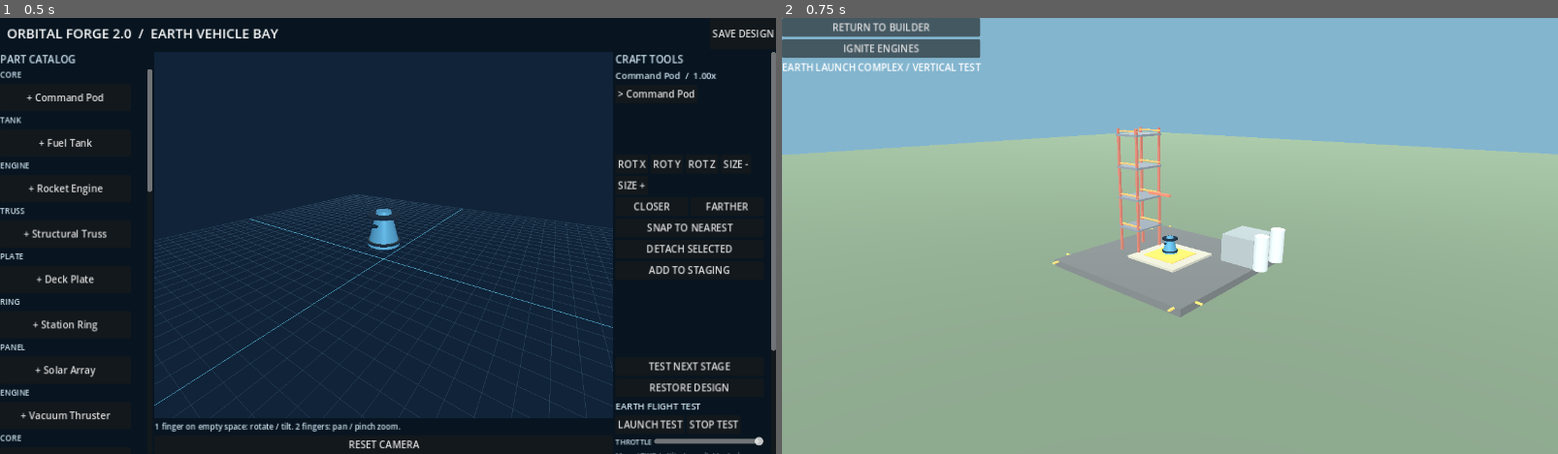
Above: before the commit, frames 1-2 (left to right).
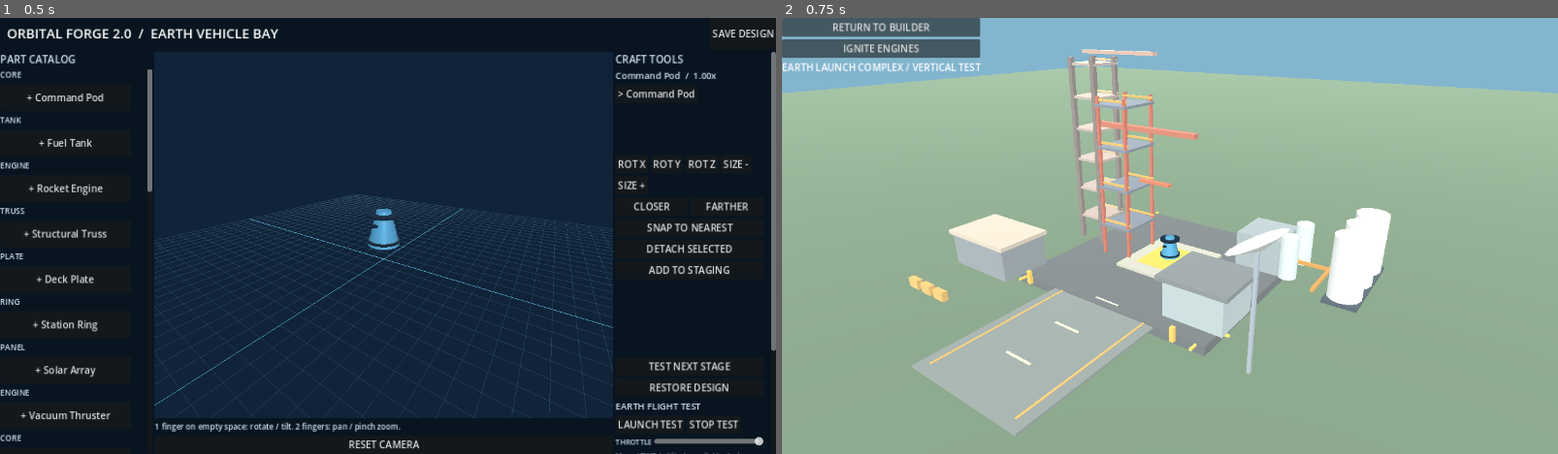
Above: after the commit, the same moments.

Repository: tpylman90-ctrl/-Orbital-Forge-2.0
Game: Godot game, scene res://scenes/main.tscn
The game is run twice, just before and just after one commit, with the same random seed, the same clock (stepped at 60 frames per second) and the same inputs.
Inputs:
- Up to frame 1 (0.5 s): no input
- Up to frame 2 (0.75 s): click "LAUNCH TEST" at 0.5 s

Frame 1 is identical in both runs. In frame 2, 28% of the frame differs, in the area x 0-100%, y 7-96%.

Commit message:
Build denser stylized spaceport with second gantry service arm roads tanks radar and improved camera

Diff:
--- a/scripts/ui/launch_view.gd
+++ b/scripts/ui/launch_view.gd
@@ -34,7 +34,7 @@
  world.add_child(sun)
  camera = Camera3D.new()
  camera.current = true
- camera.fov = 55.0
+ camera.fov = 48.0
  world.add_child(camera)
  pad = Node3D.new()
  world.add_child(pad)
@@ -58,6 +58,52 @@
  _block(pad,Vector3(5,1.1,-3.5),Vector3(2.8,2.2,3),Color("#9aa5a5"))
  for z in [-4.7,-2.3]:
   _cylinder(pad,Vector3(6.9,1.3,z),0.55,2.6,Color("#c8d1d0"))
+ # A compact, authored-looking spaceport rather than an empty square.
+ _block(pad,Vector3(0,-0.13,9),Vector3(7,0.12,12),Color("#858d88"))
+ for x in [-2.9,2.9]:
+  _block(pad,Vector3(x,-0.04,9),Vector3(0.11,0.03,11),Color("#dfa862"))
+ for z in [6.0,9.0,12.0]:
+  _block(pad,Vector3(0,-0.02,z),Vector3(1.6,0.04,0.13),Color("#eedbb2"))
+ # Second lattice tower, much more substantial than the thin prototype poles.
+ for x in [-7.5,-5.7]:
+  for z in [-2.0,0.0]:
+   _block(pad,Vector3(x,6,z),Vector3(0.28,12,0.28),Color("#867d78"))
+ for y in [1.6,3.6,5.6,7.6,9.6,11.6]:
+  _block(pad,Vector3(-6.6,y,-1),Vector3(2.15,0.15,2.2),Color("#b2a398"))
+  _block(pad,Vector3(-6.6,y+0.2,-2),Vector3(2.15,0.12,0.12),Color("#d6b48a"))
+ _block(pad,Vector3(-2.0,8.1,-0.2),Vector3(7.3,0.28,0.45),Color("#bc7764"))
+ _block(pad,Vector3(-4.5,12.3,-1),Vector3(5.5,0.2,0.5),Color("#c2a391"))
+ # Equipment buildings and stepped roofs.
+ _block(pad,Vector3(5.1,1.1,4.0),Vector3(3.5,2.1,3),Color("#a9b5b4"))
+ _block(pad,Vector3(5.1,2.27,4.0),Vector3(4.1,0.25,3.5),Color("#7e8484"))
+ _block(pad,Vector3(-8.6,1.0,6.2),Vector3(4.6,2,3.1),Color("#8c9395"))
+ _block(pad,Vector3(-8.6,2.1,6.2),Vector3(5,0.25,3.4),Color("#c4b8a7"))
+ # Propellant farm: cylinders on support feet with a common pipe.
+ for z in [-5.5,-3.5,-1.5]:
+  _cylinder(pad,Vector3(10.5,2,z),0.95,3.6,Color("#dadbd5"))
+  _block(pad,Vector3(10.5,0.1,z),Vector3(1.9,0.25,1.9),Color("#525d63"))
+ _block(pad,Vector3(9,0.55,-3.5),Vector3(0.19,0.19,6.0),Color("#c49250"))
+ _block(pad,Vector3(7.5,0.55,-3.5),Vector3(3.0,0.19,0.19),Color("#c49250"))
+ # A small communications dish and mast, built from a shallow low-poly cone.
+ _block(pad,Vector3(9,2.9,7),Vector3(0.16,5.8,0.16),Color("#9ca6ad"))
+ var dish := MeshInstance3D.new()
+ var dish_mesh := CylinderMesh.new()
+ dish_mesh.top_radius = 1.35
+ dish_mesh.bottom_radius = 0.25
+ dish_mesh.height = 0.35
+ dish_mesh.radial_segments = 12
+ dish.mesh = dish_mesh
+ dish.position = Vector3(9,6.0,7)
+ dish.rotation.z = 0.5
+ var dish_material := StandardMaterial3D.new()
+ dish_material.albedo_color = Color("#d4d6cb")
+ dish.material_override = dish_material
+ pad.add_child(dish)
+ # Ground equipment and barriers around pad.
+ for x in [-10.0,-8.8,-7.6]:
+  _block(pad,Vector3(x,0.28,11),Vector3(0.85,0.55,0.35),Color("#d1a968"))
+ for x in [-5.0,5.0]:
+  _block(pad,Vector3(x,0.4,7),Vector3(0.22,0.8,0.22),Color("#e8ba60"))
  ground = Node3D.new()
  world.add_child(ground)
  _block(ground,Vector3(0,-0.65,0),Vector3(250,0.2,250),Color("#6d826b"))
@@ -138,5 +184,5 @@
 func _camera(height: float) -> void:
  if camera == null: return
  var target := Vector3(0,rocket_base+height+2.0,0)
- camera.position = target+Vector3(21,10,24)
+ camera.position = target+Vector3(16,12,23)
  camera.look_at(target)
